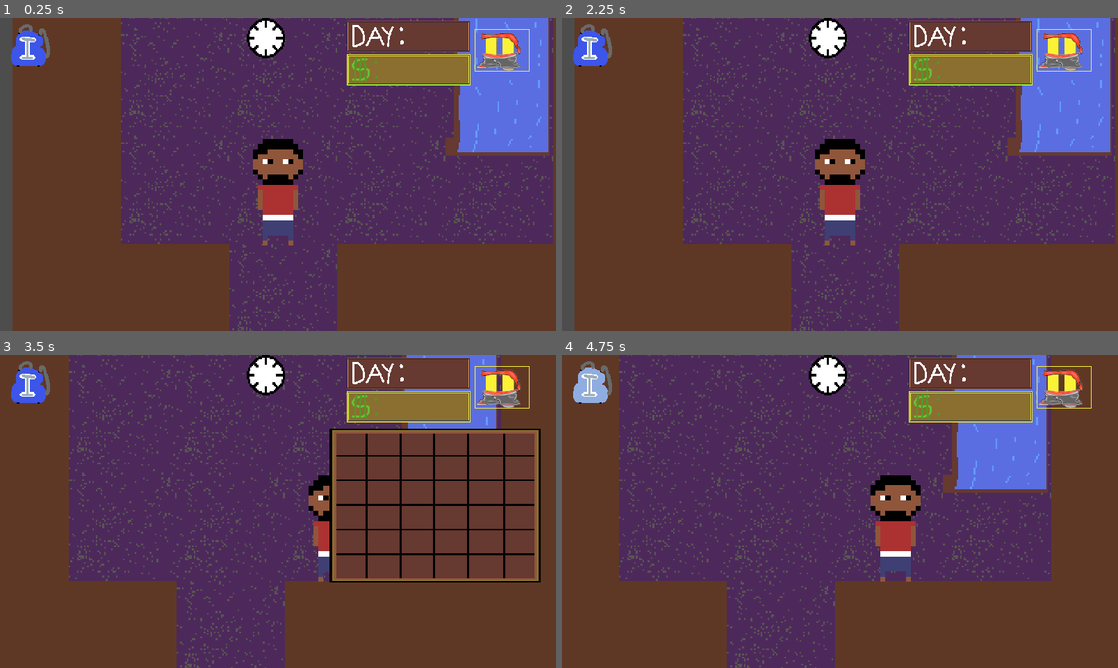
Above: before the commit, frames 1-4 (two rows, left to right).
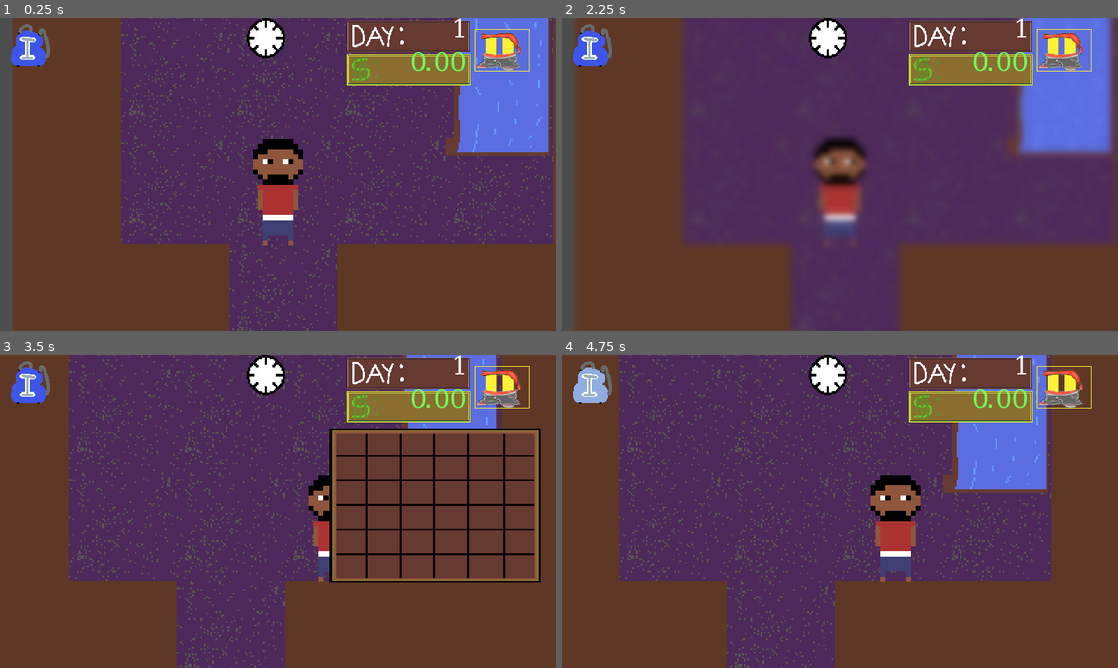
Above: after the commit, the same moments.

Repository: d0if/hood-rpg
Game: Godot game, scene res://Scenes/apt_room.tscn
The game is run twice, just before and just after one commit, with the same random seed, the same clock (stepped at 60 frames per second) and the same inputs. This scene is started directly instead of the project's main scene.
Inputs (mouse positions are in pixels of both pictures, inside the frame that each line leads up to):
- Up to frame 1 (0.25 s): no input
- Up to frame 2 (2.25 s): click (1062, 52) at 0.52 s; click (1062, 49) at 1.25 s; click (1062, 52) at 2.02 s
- Up to frame 3 (3.5 s): tap Enter at 2.75 s; hold Right (ui_right) from 2.78 s (still down); tap I (toggle_texture) at 2.85 s
- Up to frame 4 (4.75 s): release Right (ui_right) at 3.53 s; hold Down (ui_down) 3.53-4.25 s; tap Shift at 3.6 s; click (589, 383) at 4.25 s

The runs differ from the first frame. In frame 1, 0.3% of the frame differs, in the area x 74-84%, y 0-18%; in frame 2, 6.5%, in the area x 21-100%, y 0-100%; in frame 3, 0.3%; in frame 4, 0.3%.

Commit message:
02042025
day reset and money

Diff:
--- a/Godot/Scenes/apt_room.tscn
+++ b/Godot/Scenes/apt_room.tscn
@@ -6,6 +6,7 @@
 [ext_resource type="Texture2D" uid="uid://briqkbecqnlwk" path="res://Art/tilesets/interior tilesets/apt interior tiles.png" id="5_5a5r5"]
 [ext_resource type="PackedScene" uid="uid://cq6vwjq76mc7s" path="res://Scenes/player.tscn" id="6_hk56f"]
 [ext_resource type="PackedScene" uid="uid://bbsav1rsm67u2" path="res://Scenes/door.tscn" id="7_wfu74"]
+[ext_resource type="Texture2D" uid="uid://cy5qffjbk44fv" path="res://Art/Transparent BUTTON texture.png" id="8_077qi"]
 [ext_resource type="Script" path="res://Scripts/Base scripts/world script.gd" id="8_tb1qe"]
 
 [sub_resource type="GDScript" id="GDScript_pin7v"]
@@ -38,6 +39,12 @@
 	#if Global.transition_scene == true:
 		#if Global.current_scene == \"apt_room\":
 			#Global.finish_changescenes(target_scene)
+
+
+func _on_texture_button_pressed() -> void:
+	Global.current_day += 1
+	Global.clock_time = 0 # Replace with function body.
+	print(\"SLEEPED\")
 "
 
 [sub_resource type="TileSetAtlasSource" id="TileSetAtlasSource_ewgpn"]
@@ -119,14 +126,16 @@
 [node name="base_world_scene" type="Node" parent="."]
 script = ExtResource("8_tb1qe")
 
-[node name="Button" type="Button" parent="."]
+[node name="TextureButton" type="TextureButton" parent="."]
 offset_left = 519.0
 offset_top = 121.0
 offset_right = 585.0
-offset_bottom = 245.0
-flat = true
+offset_bottom = 246.0
+texture_normal = ExtResource("8_077qi")
+stretch_mode = 0
 
 [connection signal="body_entered" from="apt_room_exit" to="." method="_on_apt_room_exit_body_entered"]
 [connection signal="body_exited" from="apt_room_exit" to="." method="_on_apt_room_exit_body_exited"]
+[connection signal="pressed" from="TextureButton" to="." method="_on_texture_button_pressed"]
 
 [editable path="room-door-test"]
--- a/Godot/Scenes/player.tscn
+++ b/Godot/Scenes/player.tscn
@@ -8,8 +8,11 @@
 [ext_resource type="Script" path="res://Scripts/Pause Button.gd" id="6_85s3y"]
 [ext_resource type="Texture2D" uid="uid://s0pd4evca38g" path="res://Art/HUD art/DAY counter.png" id="7_jjpys"]
 [ext_resource type="Texture2D" uid="uid://qc0jacoglhtc" path="res://Art/HUD art/Cash Counter.png" id="8_l62ti"]
+[ext_resource type="FontFile" uid="uid://dlyrcbyvrws0h" path="res://Art/HOODRPG-FONT.ttf" id="9_gwewy"]
+[ext_resource type="Script" path="res://Scripts/daycounter.gd" id="9_h1lul"]
 [ext_resource type="Texture2D" uid="uid://dqr2voxxrf0pd" path="res://Art/HUD art/INV1.png" id="9_r7gya"]
 [ext_resource type="Texture2D" uid="uid://dlgiaky0v4mha" path="res://Art/HUD art/INV3.png" id="10_rqkho"]
+[ext_resource type="Script" path="res://Scripts/moneycounter.gd" id="11_ch25j"]
 [ext_resource type="Texture2D" uid="uid://vy8r2glnb2u5" path="res://Art/HUD art/INV2.png" id="11_gecgf"]
 [ext_resource type="Texture2D" uid="uid://bkrryb344l35e" path="res://Art/HUD art/INVENTORY slots.png" id="12_csxg7"]
 [ext_resource type="Script" path="res://Scripts/inv_icon.gd" id="12_h3fnn"]
@@ -81,6 +84,26 @@
 "speed": 5.0
 }]
 
+[sub_resource type="GDScript" id="GDScript_ridiv"]
+script/source = "extends CanvasLayer
+
+#get these here so we don't have to update 100000 lines if we change the names
+@onready var hud_blur = $\"/BLUR\"
+@onready var hud_pause = $\"/PAUSEbutton\"
+@onready var hud_cash = $\"Cash Counter/Label\"
+@onready var hud_days = $\"Day Counter/Label\"
+
+# Called when the node enters the scene tree for the first time.
+func _ready() -> void:
+	self.visible = true #show the HUD when the player loads in
+	pass # Replace with function body.
+
+
+# Called every frame. 'delta' is the elapsed time since the previous frame.
+func _process(delta: float) -> void:
+	pass
+"
+
 [sub_resource type="Shader" id="Shader_fi2ey"]
 code = "shader_type canvas_item;
 render_mode blend_mix;
@@ -95,7 +118,16 @@
 
 [sub_resource type="ShaderMaterial" id="ShaderMaterial_5noka"]
 shader = SubResource("Shader_fi2ey")
-shader_parameter/lod = 0.0
+shader_parameter/lod = 2.5
+
+[sub_resource type="LabelSettings" id="LabelSettings_jdk1l"]
+font = ExtResource("9_gwewy")
+font_size = 54
+font_color = Color(0.439216, 1, 0.360784, 1)
+
+[sub_resource type="LabelSettings" id="LabelSettings_kfexk"]
+font = ExtResource("9_gwewy")
+font_size = 52
 
 [sub_resource type="AtlasTexture" id="AtlasTexture_nfuxu"]
 atlas = ExtResource("14_1om5a")
@@ -176,7 +208,7 @@
 
 # Called when the node enters the scene tree for the first time.
 func _ready():
-	pass
+	self.frame = Global.clock_time #run this on reload to fix weirdness when entering new scenes
 
 # Called every frame. 'delta' is the elapsed time since the previous frame.
 func _process(delta):
@@ -187,6 +219,8 @@
 			return
 		start_oscillation()
 	else:
+		if tween:
+			tween.stop()
 		self.frame = Global.clock_time #don't mess with the animation unless we're below 7
 
 
@@ -223,7 +257,7 @@
 drag_vertical_enabled = true
 
 [node name="HUD" type="CanvasLayer" parent="Camera2D"]
-visible = false
+script = SubResource("GDScript_ridiv")
 
 [node name="BLUR" type="ColorRect" parent="Camera2D/HUD"]
 visible = false
@@ -259,12 +293,33 @@
 offset_bottom = 139.0
 texture = ExtResource("8_l62ti")
 
+[node name="Label" type="Label" parent="Camera2D/HUD/Cash Counter"]
+offset_left = -46.0
+offset_top = -9.0
+offset_right = 248.0
+offset_bottom = 64.0
+text = "10000"
+label_settings = SubResource("LabelSettings_jdk1l")
+horizontal_alignment = 2
+script = ExtResource("11_ch25j")
+
 [node name="Day Counter" type="TextureRect" parent="Camera2D/HUD"]
 offset_left = 718.0
 offset_top = 6.0
 offset_right = 974.0
 offset_bottom = 70.0
 texture = ExtResource("7_jjpys")
+
+[node name="Label" type="Label" parent="Camera2D/HUD/Day Counter"]
+layout_mode = 0
+offset_left = -17.0
+offset_top = -8.0
+offset_right = 252.0
+offset_bottom = 63.0
+text = "1"
+label_settings = SubResource("LabelSettings_kfexk")
+horizontal_alignment = 2
+script = ExtResource("9_h1lul")
 
 [node name="INV icon" type="TextureButton" parent="Camera2D/HUD"]
 offset_left = 6.0
@@ -290,6 +345,7 @@
 scale = Vector2(2.67187, 2.76563)
 sprite_frames = SubResource("SpriteFrames_bmmqn")
 frame_progress = 0.749444
+speed_scale = 10.595
 script = SubResource("GDScript_fykay")
 
 [node name="NEW_apt_cam" type="Camera2D" parent="."]
--- a/Godot/Scripts/Player.gd
+++ b/Godot/Scripts/Player.gd
@@ -135,7 +135,7 @@
 	#Global.pos_rem()
 
 func _ready():
-	get_node("Camera2D/HUD").visible = true #show the HUD when the player loads in
+
 	#if Global.current_scene in Global.pos_history:
 		#position = Global.pos_history[Global.current_scene]
 	pass
@@ -144,8 +144,8 @@
 func pause():
 	if get_tree().paused:
 		get_tree().paused = false
-		$Camera2D/HUD/BLUR.material.set_shader_parameter("lod", 0.0)
+		$Camera2D/HUD/BLUR.visible = false
 	else:
 		get_tree().paused = true
-		$Camera2D/HUD/BLUR.material.set_shader_parameter("lod", 2.2)
+		$Camera2D/HUD/BLUR.visible = true
 	pass # Replace with function body.
--- a/Godot/Scripts/cash_register.gd
+++ b/Godot/Scripts/cash_register.gd
@@ -24,6 +24,7 @@
 		#start_oscillation()
 	if Global.clock_time < 7:
 		Global.clock_time += 1
+		Global.money += randi_range(6, 10) + (randi_range(0,99) * 0.01)
 	else:
 		print("NICE TRY GOOBER!!!")
 
--- /dev/null
+++ b/Godot/Scripts/daycounter.gd
@@ -0,0 +1,11 @@
+extends Label
+
+
+# Called when the node enters the scene tree for the first time.
+func _ready() -> void:
+	pass # Replace with function body.
+
+
+# Called every frame. 'delta' is the elapsed time since the previous frame.
+func _process(delta: float) -> void:
+	self.text = "%3.0f" % Global.current_day
--- a/Godot/Scripts/global.gd
+++ b/Godot/Scripts/global.gd
@@ -1,6 +1,8 @@
 extends Node
 
 var clock_time = 0
+var current_day = 1
+var money = 0
 
 var current_scene = "world" #world Apartment_inside
 var paired_door = ""
--- /dev/null
+++ b/Godot/Scripts/moneycounter.gd
@@ -0,0 +1,11 @@
+extends Label
+
+
+# Called when the node enters the scene tree for the first time.
+func _ready() -> void:
+	pass # Replace with function body.
+
+
+# Called every frame. 'delta' is the elapsed time since the previous frame.
+func _process(delta: float) -> void:
+	self.text = "%10.2f" % Global.money
Binary file added: Godot/Art/HOODRPG-FONT.ttf
Not shown, added: Godot/Art/HOODRPG-FONT.ttf.import
Not shown: 1 places in Godot/Scenes/apt_room.tscn that only renumber resources
Not shown: 1 places in Godot/Scenes/player.tscn that only renumber resources
